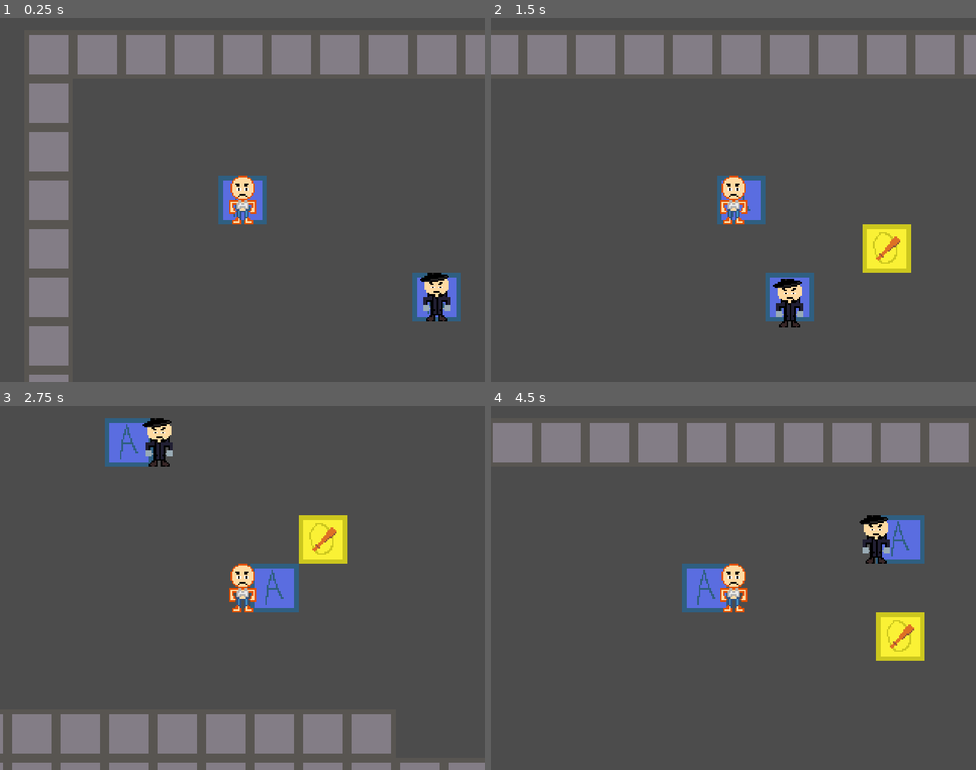
Above: before the commit, frames 1-4 (two rows, left to right).
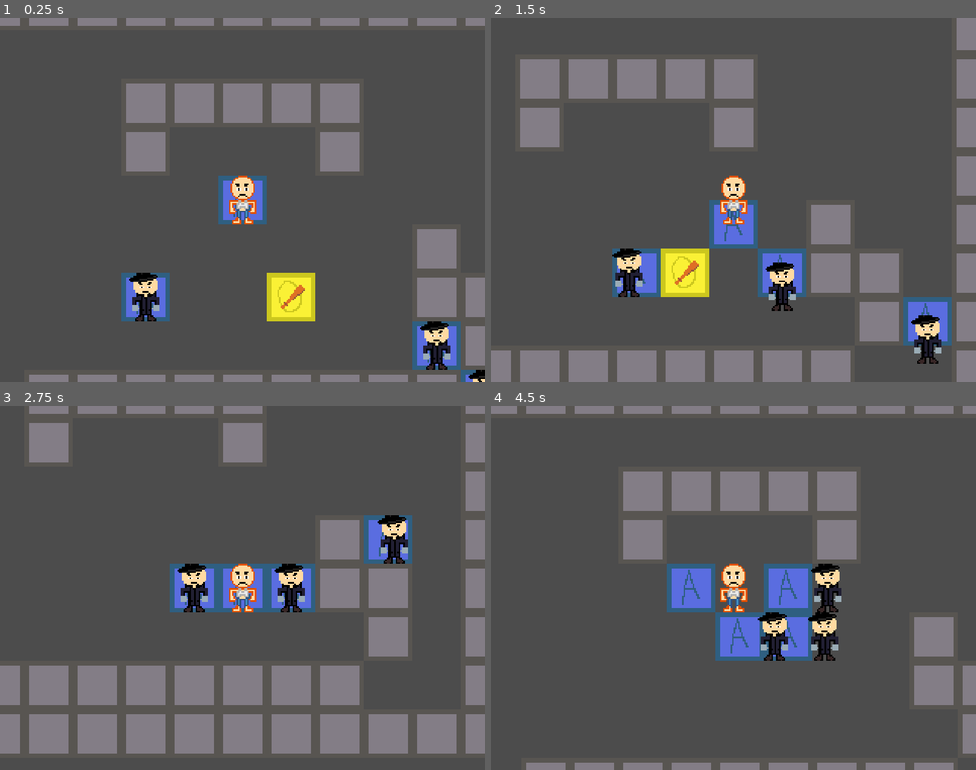
Above: after the commit, the same moments.

Repository: IgorGRBR/ldjam45thiingy
Game: Godot game, scene res://Gaaame.tscn
Same seed, same stepped clock (60 frames per second), same inputs: the game is played once before the commit and once after it.
Inputs:
- Up to frame 1 (0.25 s): no input
- Up to frame 2 (1.5 s): tap Enter at 0.5 s; hold Right (ui_right) 0.53-1.28 s; hold Down (ui_down) from 1.28 s (still down)
- Up to frame 3 (2.75 s): release Down (ui_down) at 2.03 s; hold Right (ui_right) from 2.03 s (still down)
- Up to frame 4 (4.5 s): release Right (ui_right) at 2.78 s; hold Up (ui_up) 2.78-3.53 s; hold Left (ui_left) from 3.53 s (still down)

The runs differ from the first frame. In frame 1, 30% of the frame differs, in the area x 0-100%, y 0-100%; in frame 2, 32%; in frame 3, 29%; in frame 4, 29%.

Commit message:
Implemented simple pathfinding

Diff:
--- a/Gaaame.tscn
+++ b/Gaaame.tscn
@@ -12,17 +12,23 @@
 tile_set = ExtResource( 1 )
 cell_size = Vector2( 32, 32 )
 format = 1
-tile_data = PoolIntArray( 0, 0, 0, 1, 0, 0, 2, 0, 0, 3, 0, 0 …(110 unchanged characters)… 6, 0, 0, 65550, 0, 0, 131072, 0, 0, 131086, 0, 0, 196608, 0, 0, 196622, 0, 0, 262144, 0, 0, 262158, 0, 0, 327680, 0, 0, 327694, 0, 0, 393216, 0, 0, 393230, 0, 0, 458752, 0, 0, 458766, 0, 0, 524288, 0, 0, 5242 …(346 unchanged characters)…
+tile_data = PoolIntArray( 0, 0, 0, 1, 0, 0, 2, 0, 0, 3, 0, 0 …(110 unchanged characters)… 6, 0, 0, 65550, 0, 0, 131072, 0, 0, 131077, 0, 0, 131078, 0, 0, 131079, 0, 0, 131080, 0, 0, 131081, 0, 0, 131086, 0, 0, 196608, 0, 0, 196613, 0, 0, 196617, 0, 0, 196622, 0, 0, 262144, 0, 0, 262158, 0, 0, 327680, 0, 0, 327691, 0, 0, 327694, 0, 0, 393216, 0, 0, 393227, 0, 0, 393228, 0, 0, 393230, 0, 0, 458752, 0, 0, 458764, 0, 0, 458766, 0, 0, 524288, 0, 0, 5242 …(346 unchanged characters)…
 script = ExtResource( 2 )
 __meta__ = {
 "_edit_lock_": true
 }
 
 [node name="Player" parent="TileMap" instance=ExtResource( 3 )]
-position = Vector2( 149.139, 127.525 )
+position = Vector2( 240, 144 )
 
 [node name="BatItem" parent="TileMap" instance=ExtResource( 4 )]
-position = Vector2( 330.16, 134.55 )
+position = Vector2( 272, 192 )
 
 [node name="Dude" parent="TileMap" instance=ExtResource( 5 )]
-position = Vector2( 267.478, 190.747 )
+position = Vector2( 176, 208 )
+
+[node name="Dude2" parent="TileMap" instance=ExtResource( 5 )]
+position = Vector2( 368, 240 )
+
+[node name="Dude3" parent="TileMap" instance=ExtResource( 5 )]
+position = Vector2( 400, 272 )
--- a/actors/Dude.gd
+++ b/actors/Dude.gd
@@ -1,13 +1,26 @@
 extends "res://pawns/actor.gd"
+var player
+
+func on_world_update(delta):
+	print("checking for player")
+	if not player:
+		player = Grid.find_by_tag("player")
+		print("looking for player")
+		if player:
+			print("player found")
 
 func get_input_direction():
-	var horizontal = randi()%3-1
-	var vertical = randi()%3-1
+	var result = Vector2()
+	if not player:
+		var horizontal = randi()%3-1
+		var vertical = randi()%3-1
 
-	var result = Vector2(
-		int(horizontal),
-		int(vertical)
-	)
+		result = Vector2(
+			int(horizontal),
+			int(vertical)
+		)
+	else:
+		result = Grid.get_travel_direction(position, player.position)
 	if previous_direction.x == 0 and previous_direction.y != 0:
 		result.x = 0
 	elif previous_direction.x != 0 and previous_direction.y == 0:
--- a/actors/Player.tscn
+++ b/actors/Player.tscn
@@ -6,6 +6,7 @@
 [node name="Player" type="Node2D"]
 script = ExtResource( 1 )
 collision = true
+tag = "player"
 
 [node name="Tween" type="Tween" parent="."]
 
--- a/grid/grid.gd
+++ b/grid/grid.gd
@@ -13,6 +13,7 @@
 
 	activate()
 	update_queue()
+	generate_navmesh()
 
 func _process(delta):
 	emit_signal("world_update", delta)
@@ -51,6 +52,12 @@
 	if activations == 0:
 		disconnect("world_update", self, "world_update")
 
+func find_by_tag(tag):
+	for node in get_children():
+		if node.tag == tag:
+			return node
+	return null
+
 func connect_signals():
 	for node in get_children():
 		node.connect("world_update", node, "_bruh")
@@ -60,7 +67,7 @@
 	var cell_target = cell_start + direction
 
 	var cell_target_type = get_cellv(cell_target)
-	print(cell_target_type)
+	#print(cell_target_type)
 	match cell_target_type:
 		CellType.EMPTY:
 			return update_pawn_position(pawn, cell_start, cell_target)
@@ -84,5 +91,61 @@
 	set_cellv(cell_start, CellType.EMPTY)
 	return map_to_world(cell_target) + cell_size / 2
 
+func debug_rectangle(pos):
+	var rect = ColorRect.new()
+	rect.rect_position = Vector2(pos.x - 8, pos.y - 8)
+	rect.rect_size = Vector2(16, 16)
+	rect.color = Color(255, 0, 0)
+	add_child(rect)
+
+func debug_line(pos, h):
+	var rect = ColorRect.new()
+	rect.rect_position = Vector2(pos.x - 2 - 6 * int(h), pos.y - 2 - 6 * int(not h))
+	rect.rect_size = Vector2(4 + 12 * int(h), 4 + 12 * int(not h))
+	rect.color = Color(0, 0, 255)
+	add_child(rect)
+
+func generate_navmesh():
+	astar.clear()
+	var rect = get_used_rect()
+	#print(rect.position.x, rect.position.y, rect.size.x, rect.size.y)
+	var id = 0
+	for i in range(rect.position.x, rect.size.x - 1):
+		for j in range(rect.position.y, rect.size.y - 1):
+			var cell_target_type = get_cellv(Vector2(i, j))
+			if cell_target_type != CellType.OBSTACLE:
+				astar.add_point(id, Vector3(i, j, 0))
+				#debug_rectangle(Vector2(i * 32, j * 32) + cell_size/2)
+				if i > 0:
+					var p = astar.get_closest_point(Vector3(i-1, j, 0))
+					if p:
+						var pos = astar.get_point_position(p)
+						var c = get_cellv(Vector2(i-1, j))
+						if pos == Vector3(i-1, j, 0) and c != CellType.OBSTACLE:
+							astar.connect_points(id, p, true)
+							#debug_line(Vector2(i * 32, j * 32 + cell_size.y/2), true)
+				if j > 0:
+					var p = astar.get_closest_point(Vector3(i, j-1, 0))
+					if p:
+						var pos = astar.get_point_position(p)
+						var c = get_cellv(Vector2(i, j-1))
+						if pos == Vector3(i, j-1, 0) and c != CellType.OBSTACLE:
+							astar.connect_points(id, p, true)
+							#debug_line(Vector2(i * 32 + cell_size.x/2, j * 32), false)
+			id += 1
+
 func get_travel_path(a, b):
-	pass
+	var pa = world_to_map(a)
+	var pb = world_to_map(b)
+
+	var ppa = astar.get_closest_point(Vector3(pa.x, pa.y, 0))
+	var ppb = astar.get_closest_point(Vector3(pb.x, pb.y, 0))
+
+	return astar.get_point_path(ppa, ppb)
+
+func get_travel_direction(a, b):
+	var path = get_travel_path(a, b)
+	if path.size() > 1:
+		var final = path[1] - path[0]
+		return Vector2(final.x, final.y)
+	return Vector2()
--- a/pawns/actor.gd
+++ b/pawns/actor.gd
@@ -15,6 +15,7 @@
 
 var ZERO_VECTOR = Vector2()
 func _world_update(_delta):
+	on_world_update(_delta)
 	var input_direction = get_input_direction()
 	if not input_direction or input_direction == ZERO_VECTOR:
 		return false
@@ -43,7 +44,7 @@
 
 	previous_direction.x = abs(result.x)
 	previous_direction.y = abs(result.y)
-	print("yo")
+	#print("yo")
 
 	return result
 
--- a/pawns/pawn.gd
+++ b/pawns/pawn.gd
@@ -4,6 +4,10 @@
 export(CellType) var type = CellType.ACTOR
 export(bool) var collision = false
 export(bool) var active = true
+export(String) var tag = "none"
 
 func _world_update(delta):
+	on_world_update(delta)
+
+func on_world_update(delta):
 	pass
